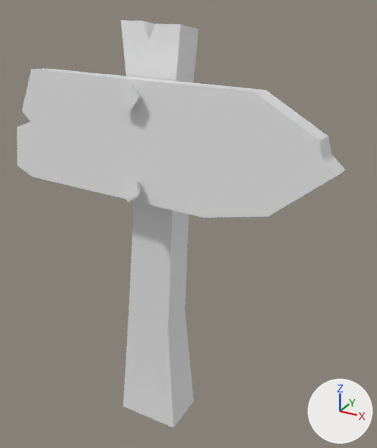
Two versions of the FBX model Assets/Art/Models/Enviorment/Sign_MSH.fbx, one commit apart.
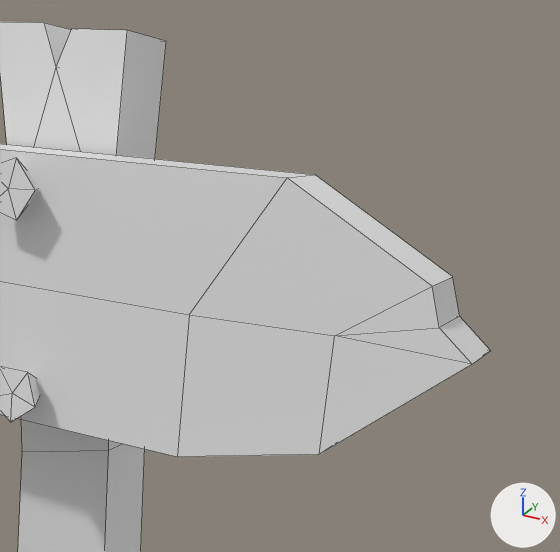
There are two pictures of each version: one whole from a 50 mm lens placed at (1.005, -1.548, 1.644), pointed at (0.133, 0.037, 0.851), one close up on the part from 33% to 100% of the width and 2% to 58% of the height. Arrows for +X, +Y and +Z are at lower right; the lights stay in place. The close-ups show mesh edges as thin lines. Where no turn or scale is listed for an object, it has been applied to the vertices.

Objects in the first close-up: 'Sign'.
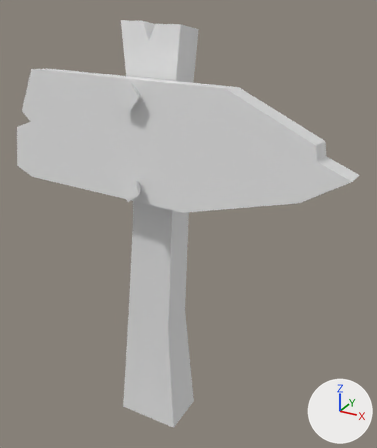
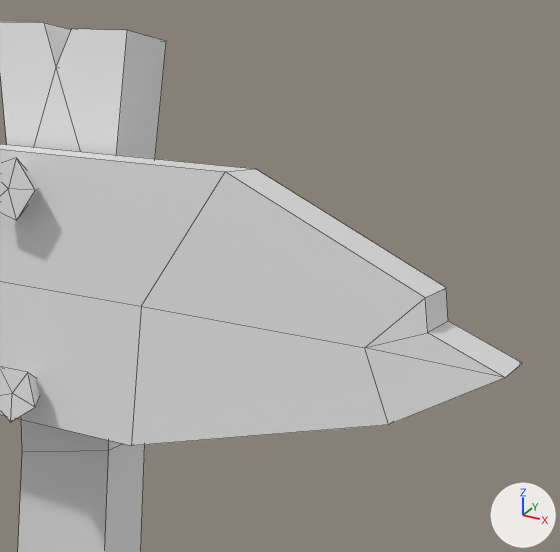
What differs and where, as boxes [x1, y1, x2, y2] in the close-ups (560 x 552 px; the box of a moved part takes in the faces that stretch with it):
'Sign', reshaped
    before: [0, 22, 490, 552]
    after: [0, 22, 522, 552]
part 1 of me_cube_001, moved or reshaped
    before: [0, 144, 313, 315]
    after: [0, 144, 251, 306]
part 2 of me_cube_001, moved or reshaped
    before: [0, 281, 189, 457]
    after: [0, 281, 141, 446]
part 3 of me_cube_001, moved or reshaped
    before: [190, 175, 452, 336]
    after: [142, 169, 446, 348]
part 4 of me_cube_001, moved or reshaped
    before: [335, 277, 490, 364]
    after: [365, 288, 522, 378]
part 5 of me_cube_001, moved or reshaped
    before: [177, 315, 472, 457]
    after: [131, 306, 505, 446]

Diff of the bpy script that builds the scene:
```diff
--- a/Assets/Art/Models/Enviorment/Sign_MSH.fbx.py
+++ b/Assets/Art/Models/Enviorment/Sign_MSH.fbx.py
@@ mat_sign @@
+mat_sign = principled_material('Sign')
+mat_sign.base_color = (0.8, 0.8, 0.8)  # white #e7e7e7
@@ me_cube_001 @@
 me_cube_001.from_pydata(...)  # 75 vertices, 84 faces; spans x -0.52..0.7, y -0.2..0.15, z -0.05..1.56
 # used by ob_sign; location = (0.0, 0.0, 0.0)
+# me_cube_001 part 1: all 2 vertices in x 0.43, y -0.12..-0.02, z 1.38..1.39 are moved by (-0.09, 0.0, 0.0)
+# me_cube_001 part 2: all 4 vertices in x 0.3, y -0.16..-0.04, z 0.97..1.19 are moved by (-0.08, 0.0, 0.0)
+# me_cube_001 part 3: all 2 vertices in x 0.64, y -0.13..-0.03, z 1.26..1.27 are moved by (-0.01, 0.0, -0.02)
+# me_cube_001 part 4: all 2 vertices in x 0.65, y -0.13..-0.03, z 1.21..1.22 are moved by (-0.01, 0.0, -0.01)
+# me_cube_001 part 5: all 2 vertices in x 0.51, y -0.15..-0.05, z 1.02..1.03 are moved by (0.09, 0.01, 0.06)
+me_cube_001.materials.append(mat_sign)  # white #e7e7e7
```
